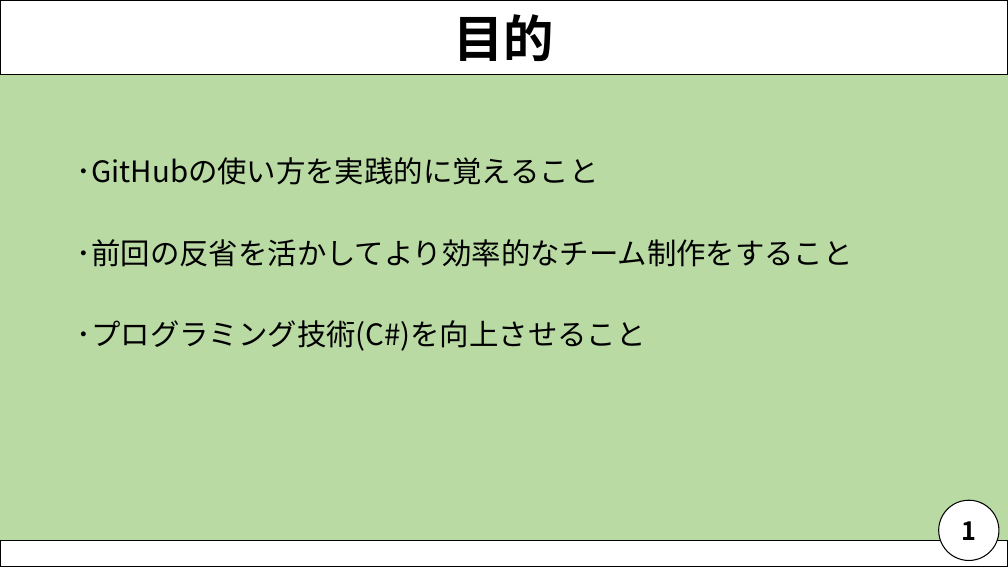
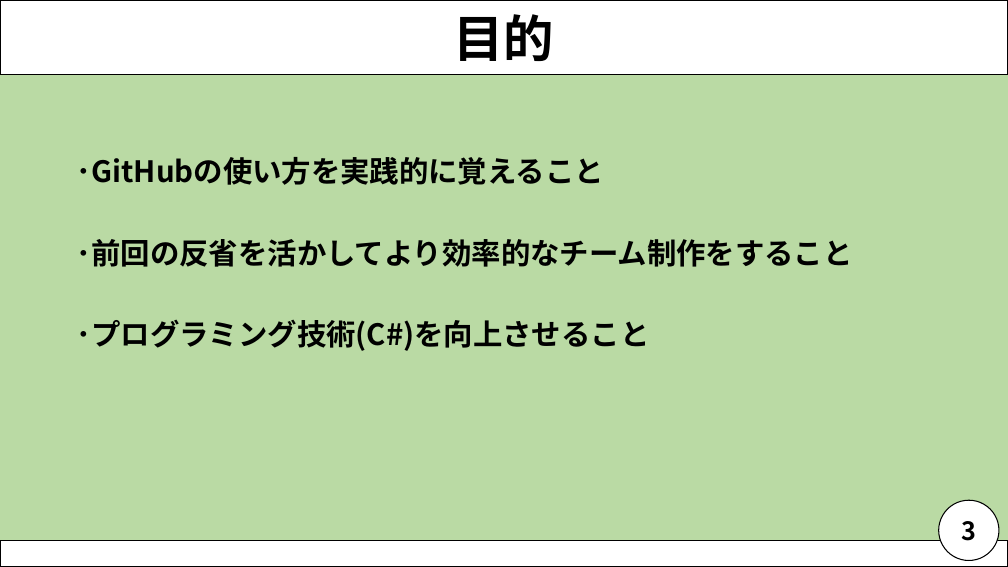
Before and after one commit to NagaoMasaki/NervousBreakdown, a slide deck: slide 4 of 資料/神経衰弱発表資料_200716.pptx. Drawn at 1008x567 pixels with LibreOffice and Linux fonts; fonts in the diff are those of the drawing. Boxes give left, top, right and bottom in pixels: in the first picture for what was removed or moved away, otherwise in the second. Text is boxed around its words. In the diff, an @@ line names an element or a change of style, - is before the commit and + after.

```diff
--- a/資料/神経衰弱発表資料_200716.pptx
+++ b/資料/神経衰弱発表資料_200716.pptx
@@ text "･GitHubの使い方を実践的に覚えること" at bbox=[77, 157, 853, 351]: bold on @@
@@ text in ellipse at bbox=[961, 521, 976, 541]: text changed @@
-1
+3
```
Also in this commit, not shown: 9 other slides changed, 1 slide added, 2 slides removed.
